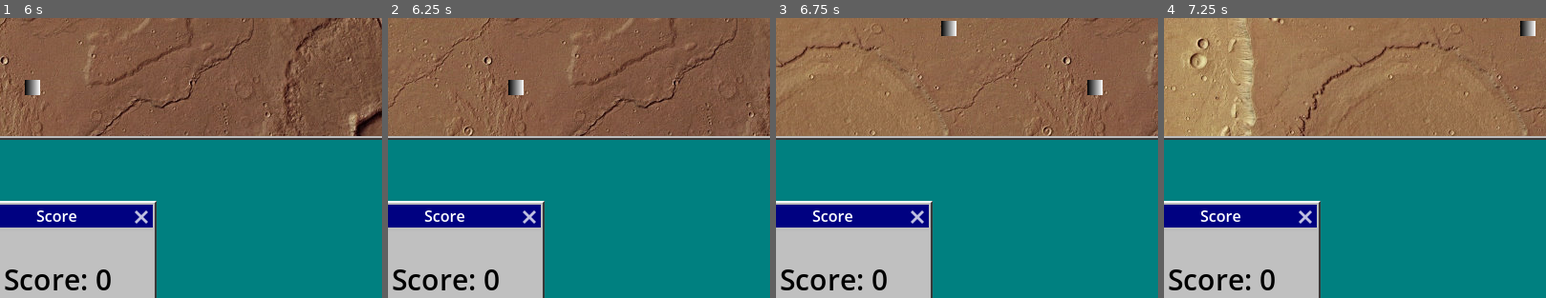
Above: before the commit, frames 1-4 (left to right).
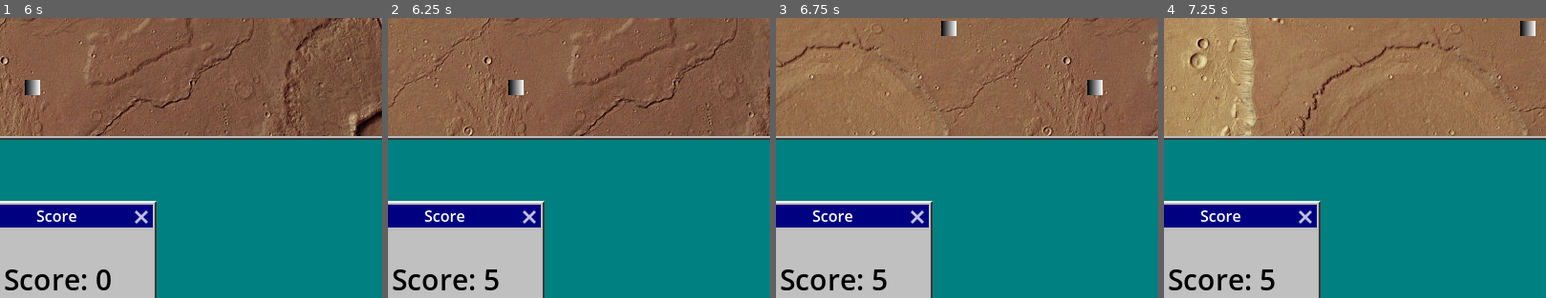
Above: after the commit, the same moments.

Repository: jerrutledge/Mars-Roverflow
Game: Godot game, scene res://scenes/Desktop.tscn
Two runs of this game, one before a commit and one after it. Both use one fixed random seed, a clock stepped at 60 frames per second and the inputs below.
Inputs (mouse positions are % of the whole screen's width and height, from its top left):
- Up to frame 1 (6 s): click "RoverController.exe" at 0.5 s; click "Memory Manager" at 1.25 s; click "Options" at 2 s; move the mouse to (72, 44) at 2.77 s; hold D (rover_right) 2.78-3.53 s; hold Backspace (delete) 2.78-3.53 s; click (72, 44) at 2.92 s; move the mouse to (30, 54) at 3.52 s; hold S (rover_down) 3.53-4.28 s; tap Backspace (delete) at 3.6, 5.1 s; move the mouse to (60, 27) at 4.27 s; hold D (rover_right) 4.28-5.03 s; hold Backspace (delete) 4.28-5.03 s; move the mouse to (45, 69) at 5.02 s; hold W (rover_up) 5.03-5.78 s; click (45, 69) at 5.17 s; move the mouse to (80, 64) at 5.77 s; hold A (rover_left) from 5.78 s (still down); hold Backspace (delete) from 5.78 s (still down)
- Up to frame 2 (6.25 s): keep holding A (rover_left); keep holding Backspace (delete)
- Up to frame 3 (6.75 s): keep holding A (rover_left); move the mouse to (20, 34) at 6.52 s; release Backspace (delete) at 6.53 s; tap Backspace (delete) at 6.6 s
- Up to frame 4 (7.25 s): keep holding A (rover_left)
The pictures show only the part of the screen within x 6-56%, y 36-86%; the shares and areas given below are measured in that part.

Frame 1 is identical in both runs. In frame 2, 0.1% of the frame differs, in the area x 25-29%, y 89-98%; in frame 3, 0.1%; in frame 4, 0.1%.

Commit message:
Increment score on item collected

Diff:
--- a/src/global_autoload.gd
+++ b/src/global_autoload.gd
@@ -9,6 +9,7 @@
 var score : int = 0
 
 func item_collected():
+	score_add(5)
 	collect.emit()
 
 func make_new_virus(virus):
@@ -27,3 +28,4 @@
 
 func score_add(score_diff):
 	score += score_diff
+	new_score.emit(score)
